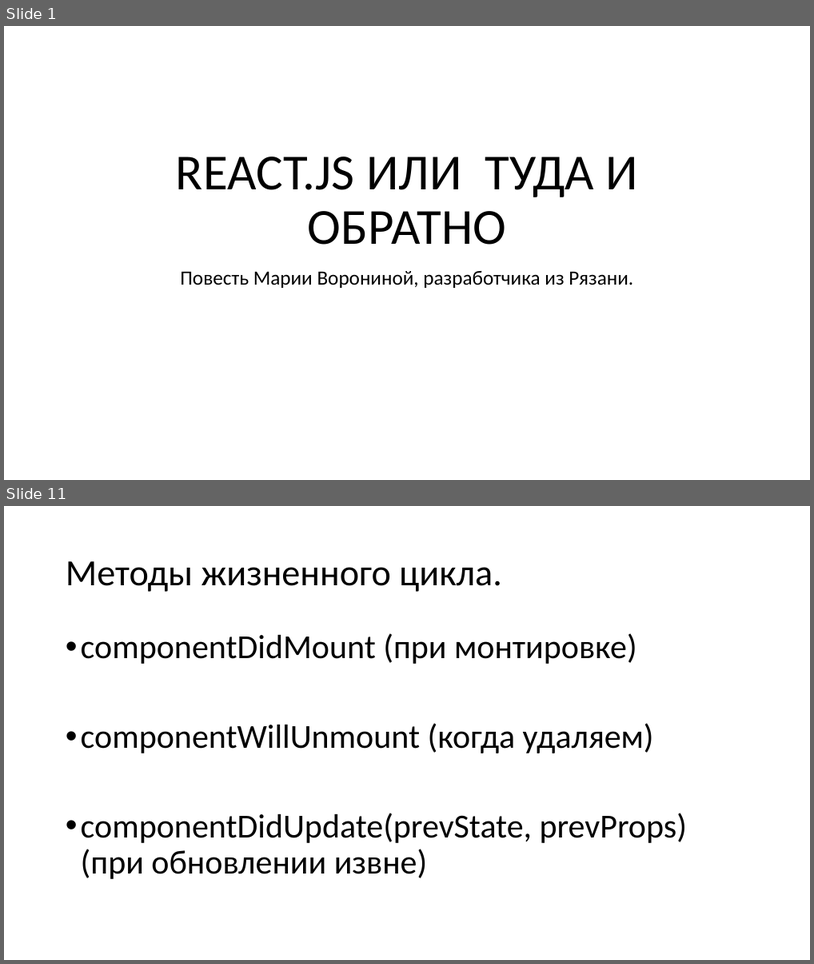
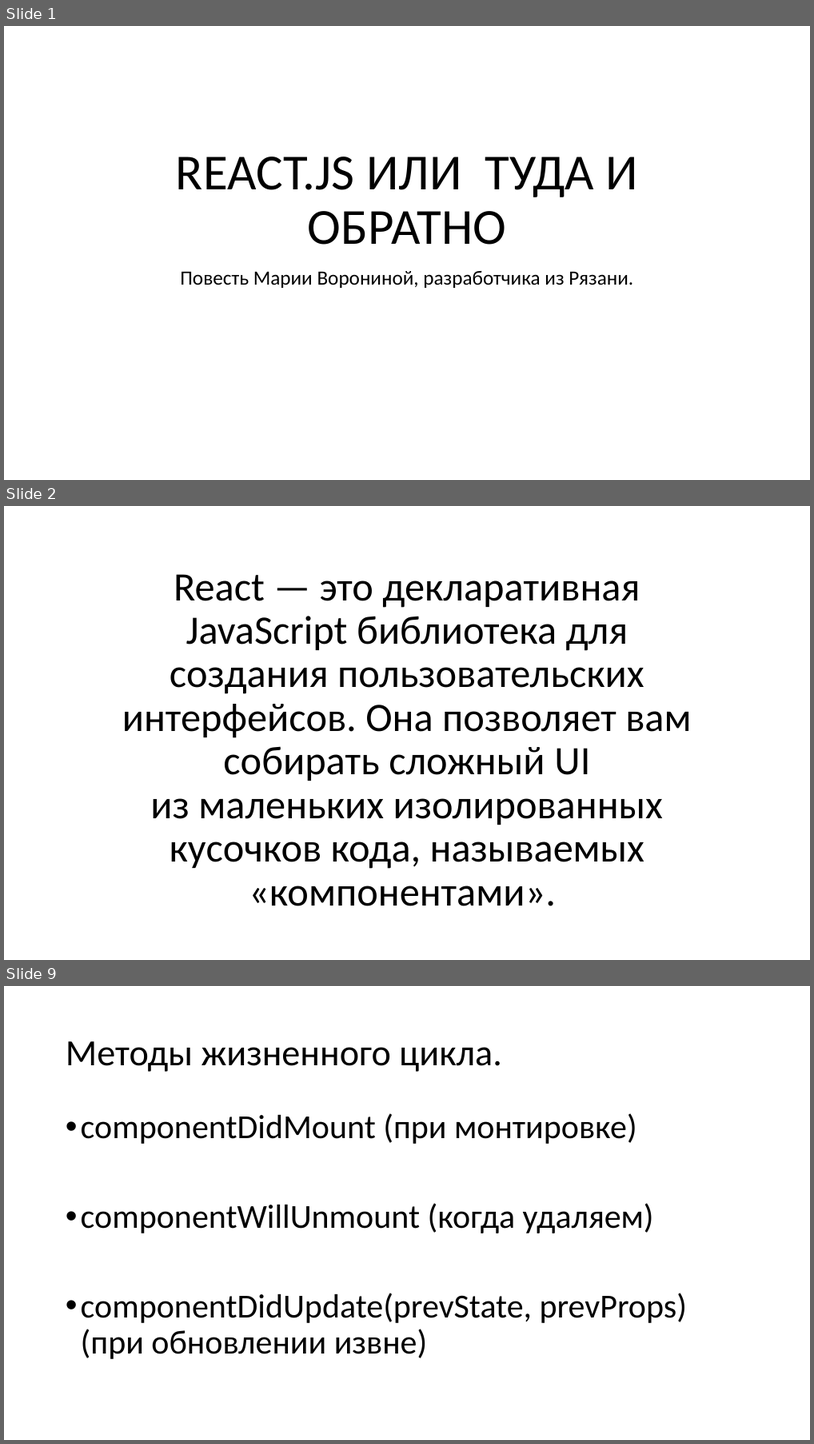
Before and after one commit to spiderpoul/react-redux-hooks, a slide deck: React.pptx. Shown one above the other, each under a label of ours: slides 1 and 11 before the commit, slides 1, 2 and 9 after it; the slides between them are not shown. The pictures are 814x964 and 814x1444 pixels, drawn with LibreOffice and Linux fonts; fonts in the diff are those of the drawing. Boxes give left, top, right and bottom in pixels: in the first picture for what was removed or moved away, otherwise in the second. Text is boxed around its words. In the diff, an @@ line names an element or a change of style, - is before the commit and + after.

```diff
--- a/React.pptx
+++ b/React.pptx
@@ slide 2 added at (x1=4, y1=506, x2=810, y2=960), background #FFFFFF @@
@@ title added at (x1=122, y1=574, x2=691, y2=906), 48 pt, text #000000 @@
+React — это декларативная JavaScript библиотека для создания пользовательских интерфейсов. Она позволяет вам собирать сложный UI из маленьких изолированных кусочков кода, называемых «компонентами».
@@ what was slide 11 is now slide 9 @@
```
Also in this commit, not shown: 8 slides changed, 2 other slides added, 2 slides removed, 3 other files.
